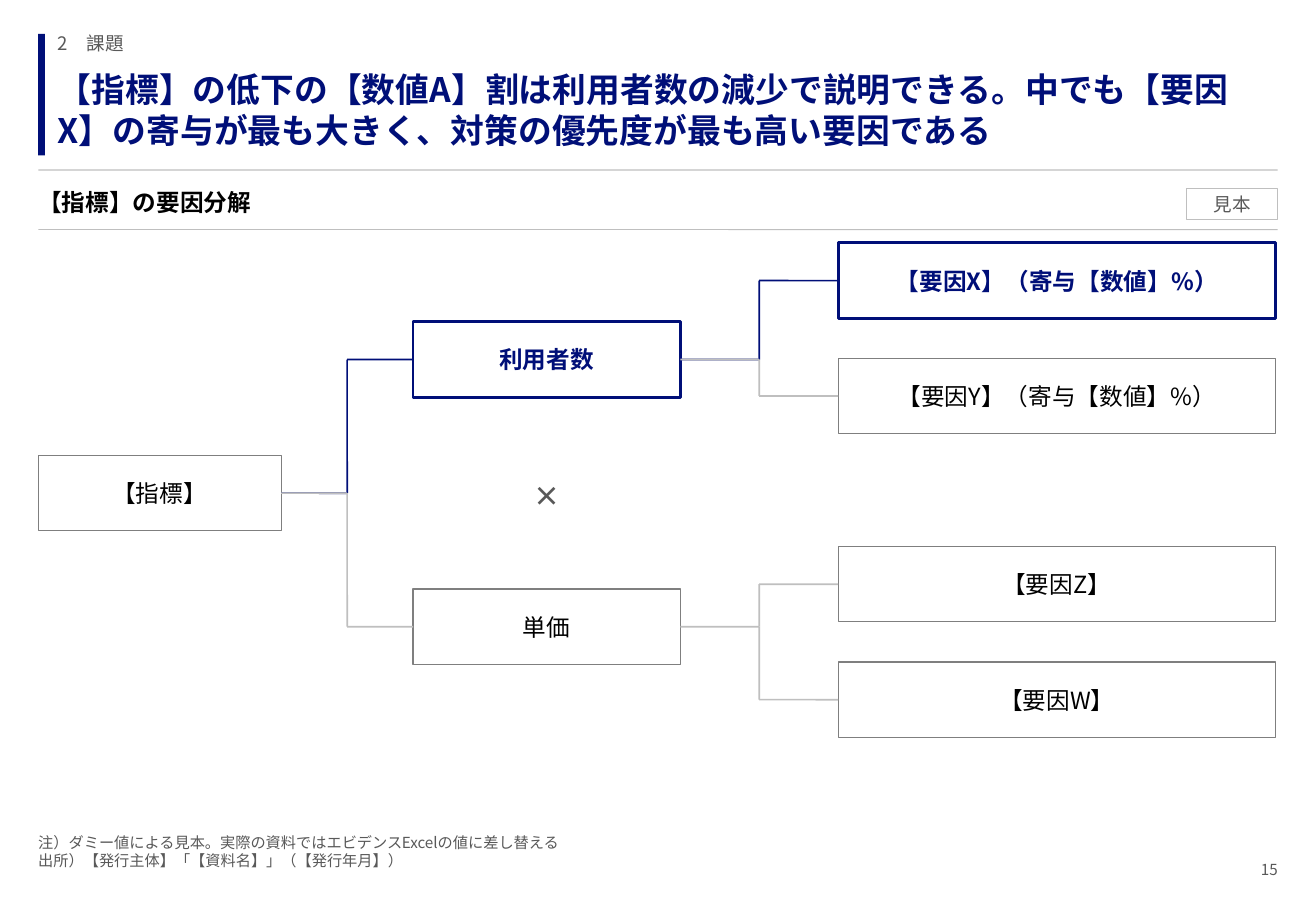
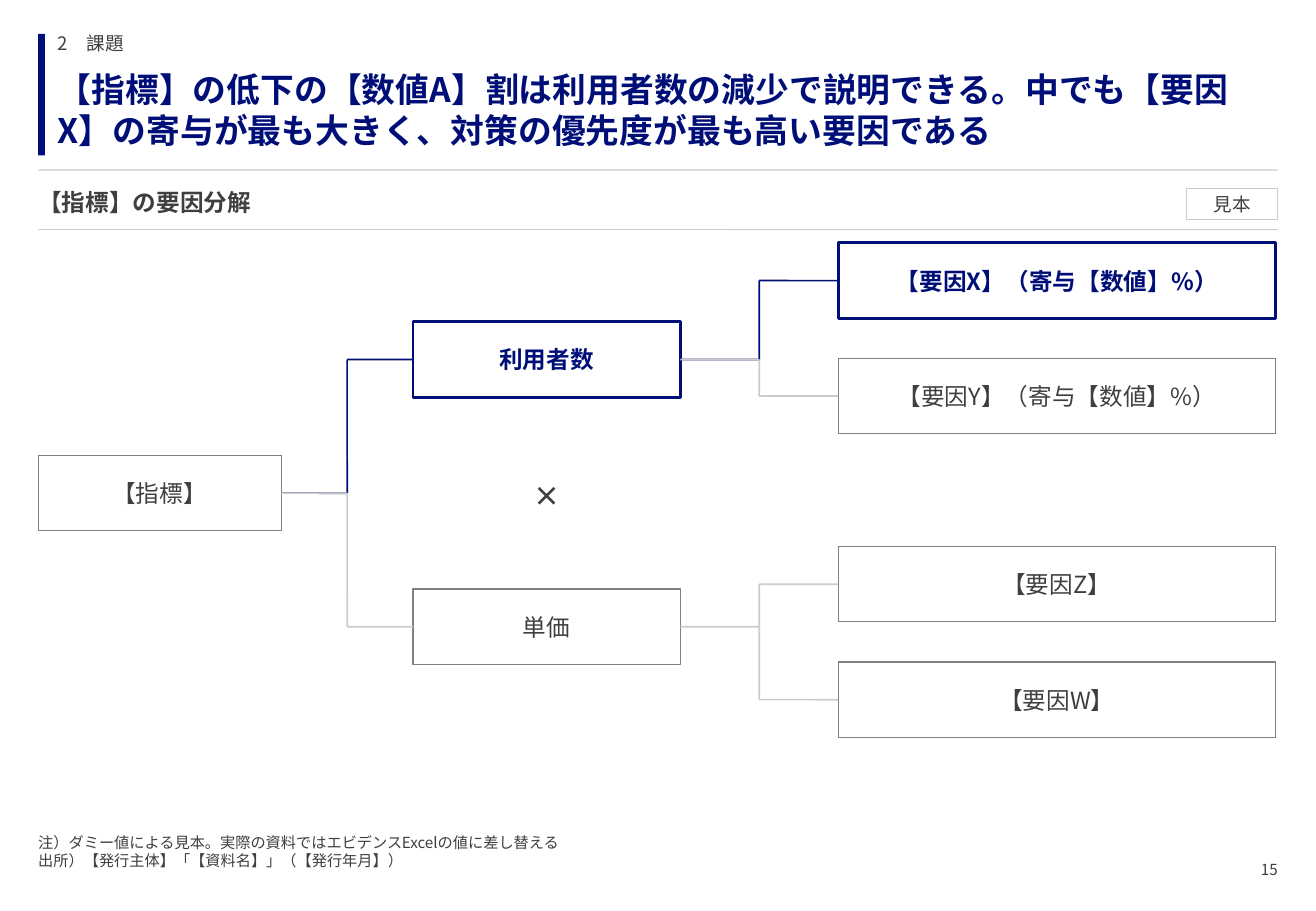
Before and after one commit to GontaHH/slide_builder, a slide deck: slide 15 of patterns/pattern-deck.pptx. Drawn at 1316x911 pixels with LibreOffice and Linux fonts; fonts in the diff are those of the drawing. Boxes give left, top, right and bottom in pixels: in the first picture for what was removed or moved away, otherwise in the second. Text is boxed around its words. In the diff, an @@ line names an element or a change of style, - is before the commit and + after.

```diff
--- a/patterns/pattern-deck.pptx
+++ b/patterns/pattern-deck.pptx
@@ rectangle "見本" at [1187, 188, 1278, 220]: text colour #595959 to #3F3F3F; outline #BFBFBF 0.75 pt to #CCCCCC 0.75 pt @@
@@ text colour #595959 to #3F3F3F in 4 elements at [58, 34, 124, 52], [38, 835, 559, 868], [1261, 864, 1278, 875], [516, 480, 577, 529] @@
@@ text colour #000000 to #3F3F3F in 6 elements at [38, 191, 251, 213], [112, 482, 207, 504], [523, 616, 570, 638], [898, 385, 1217, 407], [1002, 573, 1111, 595], [999, 689, 1115, 711] @@
```
Also in this commit, not shown: 104 other slides changed, 12 other files.
